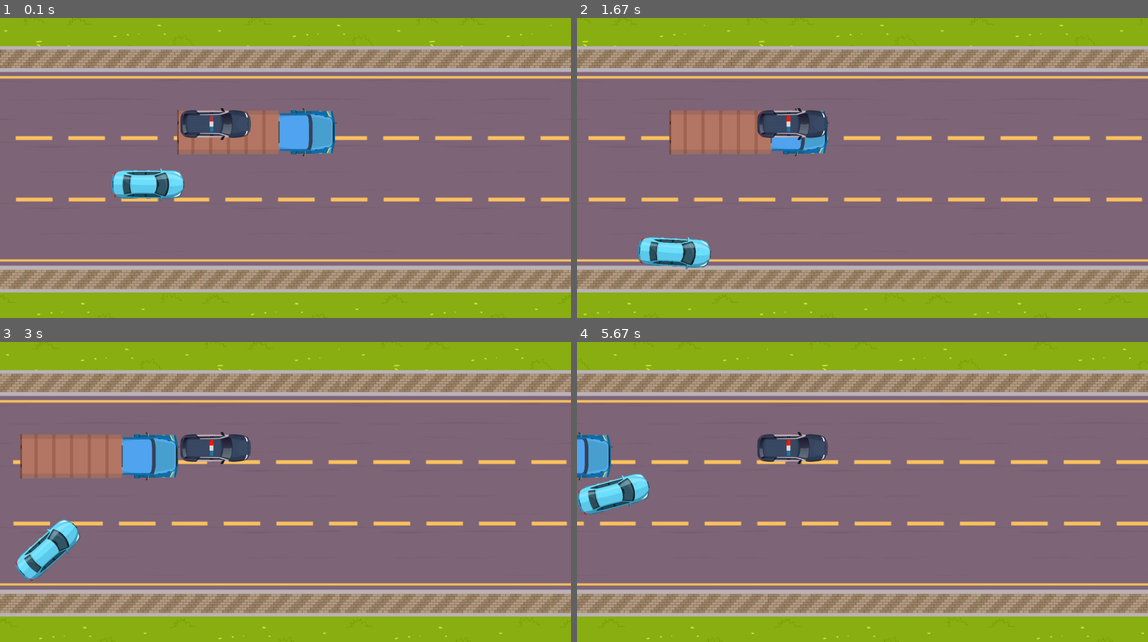
Above: before the commit, frames 1-4 (two rows, left to right).
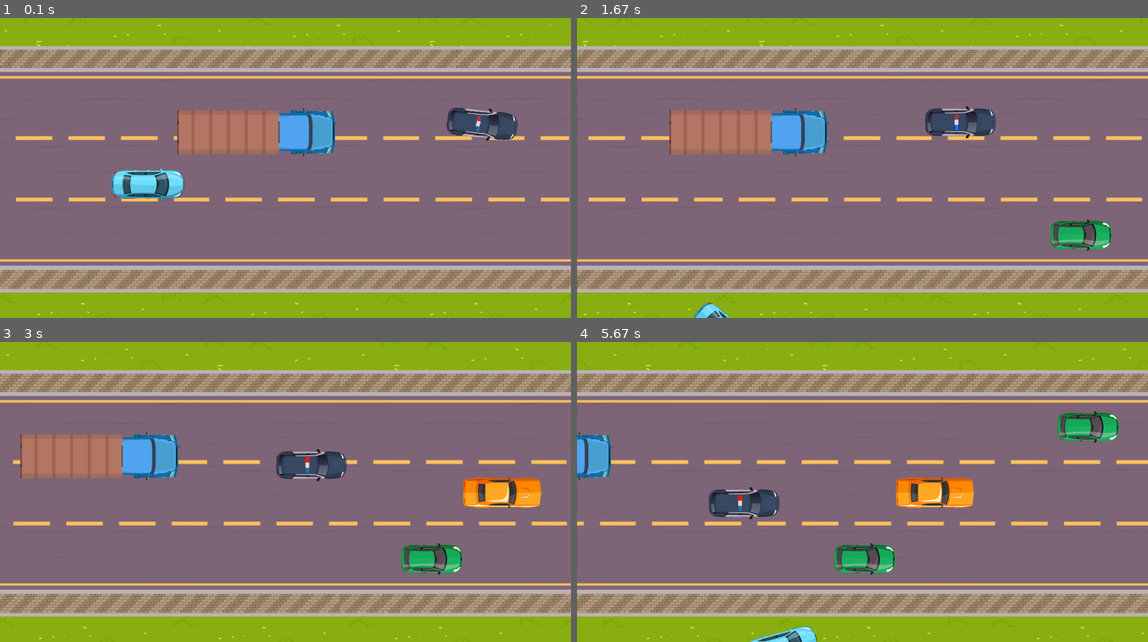
Above: after the commit, the same moments.

Repository: AdamJ77/highway-pygame
Game: pygame game, started from main_speeding.py
Same seed, same stepped clock (60 frames per second), same inputs: the game is played once before the commit and once after it.
Inputs:
- Up to frame 1 (0.1 s): no input
- Up to frame 2 (1.67 s): hold P 0.33-0.8 s; hold D 0.33-0.8 s; hold D 0.83-1.3 s; tap Space at 0.9, 1.2, 1.4 s; hold W 1.33-1.63 s
- Up to frame 3 (3 s): tap P at 2.17 s; hold A from 2.5 s (still down); tap Space at 2.57, 2.87 s
- Up to frame 4 (5.67 s): release A at 3.03 s; hold S 3.07-3.37 s; tap Space at 3.13, 3.9, 4.3, 4.6, 4.97, 5.37 s; hold W 3.83-4.2 s; hold D 4.23-4.87 s; hold S 4.9-5.27 s; hold A from 5.3 s (still down)

The runs differ from the first frame. In frame 1, 2.2% of the frame differs, in the area x 31-91%, y 29-42%; in frame 2, 4.4%; in frame 3, 5.5%; in frame 4, 6.9%, in the area x 0-95%, y 23-100%.

Commit message:
Refactoring and cleaning code

Diff:
--- a/class_player.py
+++ b/class_player.py
@@ -1,6 +1,5 @@
 import pygame as pg
 import math
-from typing import Union
 from classes_other import (
     Car
 )
@@ -17,8 +16,7 @@
     SCROLL_SPEED,
     BRAKE_DECEL,
     ANGLE_ROTATE,
-    MAX_ANGLE,
-    DRIVING_AREA_SIZE
+    MAX_ANGLE
 )
 
 class Player(Car):
@@ -44,11 +42,6 @@
 
 
     @staticmethod
-    def get_tan_abs(angle) -> float:
-        """Get tangens value of given angle"""
-        return math.tan(math.radians(abs(angle)))
-
-    @staticmethod
     def get_tan(angle) -> float:
         """Get tangens value of given angle"""
         return math.tan(math.radians(angle))
@@ -58,7 +51,6 @@
         """Get tangens value of given angle"""
         tan = math.tan(math.radians(abs(angle)))
         return 1//tan
-
 
     def move_forward(self) -> None:
         """Move car forward depending on the car's rotation"""
@@ -71,36 +63,32 @@
     def move_sideways(self) -> None:
         """Move sideways if there is rotation != 0"""
         tan_angle = self.get_tan_abs(self.rotation)
-        if self.rotation > 0 and self.y - self.speed * tan_angle > DRIVING_AREA_SIZE[0]:
-            self.y -= (self.speed + SCROLL_SPEED) * tan_angle
-        if self.rotation < 0 and self.y + self.speed * tan_angle < DRIVING_AREA_SIZE[1] - PLAYER_WIDTH * self.get_tan_abs(self.rotation) //2:
-            self.y += (self.speed + SCROLL_SPEED) * tan_angle
+        y_speed = (self.speed + SCROLL_SPEED) * tan_angle
+        self.y += y_speed if self.rotation < 0 else -y_speed
 
     def no_acceleration(self) -> None:
         """Speed down if no acceleration"""
-        if self.speed > SPEED_PLAYER and (new_speed := self.x + self.speed) < WIDTH:
+        if self.speed > SPEED_PLAYER and (new_x := self.x + self.speed) < WIDTH - PLAYER_WIDTH:
             if self.speed - self.decelaration >= SPEED_PLAYER:
                 self.speed -= self.decelaration
-                self.x = new_speed
+                self.x = new_x
         else:
-            if self.x - self.decelaration > 0:
-                self.x -= self.decelaration * 6
+            self.speed = SPEED_PLAYER
+            self.free_decelaration()
         self.move_sideways()
 
+    def free_decelaration(self):
+        if self.x - self.decelaration > 0:
+            self.x -= self.decelaration * 6
 
-    #TODO fix moving sideways while self.speed == 0
     def brake(self) -> None:
         """Massive speed down"""
-        if self.speed > SPEED_PLAYER and self.x + self.speed < WIDTH:
-            self.move_sideways()
-            if (new_speed:=self.speed - self.decelaration * 3) >= SPEED_PLAYER:
+        if (new_speed:=self.speed - self.decelaration * 3) >= SPEED_PLAYER:
                 self.speed = new_speed
                 self.x += self.speed
-        elif not self.speed:
-            # if self.rotation != 0:
-            self.move_sideways()
-            if self.x - BRAKE_DECEL > 0:
-                    self.x -= BRAKE_DECEL
+        elif not self.speed and (new_x:= self.x - BRAKE_DECEL) > 0:
+                self.x = new_x
+        self.move_sideways()
         self.brakes_light = True
         # drifting mode to be added
 
@@ -130,11 +118,13 @@
 
     def rotate_back(self, is_collision: pg.Rect) -> None:
         if is_collision == "upper":
-            self.rotate_right()
-            #TODO adjust bounces to the y speed (speed impact)
+            if self.rotation > 0:
+                self.rotate_right()
             self.y += 1
-        elif self.rotation < 0 and is_collision == "lower":
-            self.rotate_left()
+        elif is_collision == "lower":
+            if self.rotation < 0:
+                self.rotate_left()
             self.y -= 1
-        elif is_collision == "lower":
-            self.y -= 1
+
+    def draw_tiremarks(self):
+        pass
--- a/classes_other.py
+++ b/classes_other.py
@@ -1,5 +1,6 @@
 import pygame as pg
 from enum import Enum, auto
+import math
 # from class_player import Player
 
 from config import (
@@ -15,7 +16,10 @@
     POLICE_CAR_WIDTH,
     POLICE_CAR_IMAGE_LIGHTS_B,
     POLICE_CAR_IMAGE_LIGHTS_R,
-    FREQUENCY_OF_POLICE_LIGHTS
+    FREQUENCY_OF_POLICE_LIGHTS,
+    ANGLE_ROTATE,
+    MAX_ANGLE_TRAFFIC_CHANGE_LINE,
+    TIME_OF_TURN
 )
 
 
@@ -37,7 +41,9 @@
         self.isOut = False
         self.old_rect = None
         self.act_rect = self.get_rect()
-
+        self.line = None        # 1 - upper line, 2 - middle line, 3 - lower line
+        self.time_of_turn = 1
+        self.still_change = True
 
     def get_rect(self):
         """Create and return Rect object based on self attributes"""
@@ -72,12 +78,67 @@
     def y(self, new_y):
         self._y = new_y
 
-    def no_acceleration(self) -> None:
+    def free_decelaration(self) -> None:
         if self.x + self.width < 0:
             self.isOut = True
         self.x -= self.decelaration * 6
-
+        self.move_sideways()
+
+    @staticmethod
+    def get_tan_abs(angle) -> float:
+        """Get tangens value of given angle"""
+        return math.tan(math.radians(abs(angle)))
+
+    def move_sideways(self) -> None:
+        """Move sideways if there is rotation != 0"""
+        tan_angle = self.get_tan_abs(self.rotation)
+        if self.rotation > 0:
+            self.y -= (self.speed + SCROLL_SPEED) * tan_angle
+        if self.rotation < 0:
+            self.y += (self.speed + SCROLL_SPEED) * tan_angle
+
+    def rotate(self, negative: int):
+        """
+        Rotate image depending on negative value:
+        negative=0:     rotate left
+        negative=1:     rotate right
+        """
+        rotated_image = pg.transform.rotate(self.model, self.rotation)
+        new_rect = rotated_image.get_rect(center=(self.model.get_rect(topleft=(self.x, self.y)).center))
+        self.model = rotated_image
+        self.rotation += (-1) ** negative
+        self.x, self.y = new_rect.topleft
+
+    def rotate_left(self) -> None:
+        """Rotate left image left"""
+        # if self.rotation < MAX_ANGLE_TRAFFIC_CHANGE_LINE:
+        self.rotate(negative=0)
+
+    def rotate_right(self) -> None:
+        """Rotate right image right"""
+        # if self.rotation > -MAX_ANGLE_TRAFFIC_CHANGE_LINE:
+        self.rotate(negative=1)
+
+    def change_line(self):
+        # if self.still_change:
+            if self.time_of_turn < 10:
+                # if self.rotation > -20:
+                self.rotate_right()
+            self.time_of_turn += 1
+            # if self.time_of_turn >= 200:
+            #     if self.rotation != 0:
+            #         self.rotate_left()
+            #     else:
+            #         self.time_of_turn = 1
+            #         self.still_change = False
+        # elif self.time_of_turn < 2 * TIME_OF_TURN and self.rotation != 0:
+        #     self.rotate_left()
+        #     self.move_sideways()
+        #     self.time_of_turn += 1
+        # else:
+        #     self.time_of_turn = 1
     # or classmethod Truck
+
 
 
 class ColorCar(Enum):
@@ -88,6 +149,7 @@
     SEDAN_BROWN = 5
 
 
+
 class Truck(Car):
     def __init__(self) -> None:
         super().__init__()
@@ -96,20 +158,24 @@
         self.height = TRUCK_HEIGHT
 
 
+
 class Location:
 
-    def __init__(self, spawn_loc) -> None:
+    def __init__(self, spawn_loc, line_value) -> None:
         self.spawn_location = spawn_loc
         self.car_occupying = None
+        self.line_value = line_value
 
     @classmethod
-    def location(cls, location):
-        return cls(location)
+    def location(cls, location, line_val):
+        return cls(location, line_val)
+
 
 
 class Police(Car):
     def __init__(self) -> None:
         super().__init__()
+        self.x = 1500
         self.model = POLICE_CAR_IMAGE
         self.width = POLICE_CAR_WIDTH
         self.height = POLICE_CAR_HEIGHT
@@ -118,12 +184,21 @@
     def follow_car(self, car: Car):
         pass
 
-    def turn_police_lights_on(self, player):
+    def turn_police_lights_on(self):
         if self.changing_lights % FREQUENCY_OF_POLICE_LIGHTS != 0:
             self.changing_lights += 1
             return
         self.changing_lights = 1
-        # if player.speed > SPEED_PLAYER + 10:
         self.model = POLICE_CAR_IMAGE_LIGHTS_B if self.model == POLICE_CAR_IMAGE_LIGHTS_R else POLICE_CAR_IMAGE_LIGHTS_R
-        # else:
-        #     self.model = POLICE_CAR_IMAGE
+
+    def turn_police_ligths_off(self):
+        self.model = POLICE_CAR_IMAGE
+
+    def free_decelaration(self):
+        if self.x - self.decelaration > 0:
+            self.x -= self.decelaration * 6
+        self.move_sideways()
+
+
+    def automatic_following(other: Car):
+        pass
--- a/config.py
+++ b/config.py
@@ -25,6 +25,8 @@
 ROTATION_BACK_SPEED_ANGLE = 2
 MAX_ANGLE = 45
 
+MAX_ANGLE_TRAFFIC_CHANGE_LINE = 30
+
 #BRAKE LIGHTS
 BRAKE_LIGHTS = pg.transform.rotate(pg.image.load("images/lights_on.png"), -90)
 
@@ -45,7 +47,6 @@
 LAMPS_IMAGE = pg.image.load("images/row_lamps.png")
 LAMPS_WIDTH = LAMPS_IMAGE.get_width()
 lamp_tiles = math.ceil((WIDTH / LAMPS_WIDTH)) + 2
-print(lamp_tiles)
 
 
 # CARS
@@ -79,6 +80,7 @@
 POLICE_CAR_HEIGHT = POLICE_CAR_IMAGE.get_height()
 
 FREQUENCY_OF_POLICE_LIGHTS = 10
+TIME_OF_TURN = 10
 
 # OTHER OBJECTS
 
--- a/main_speeding.py
+++ b/main_speeding.py
@@ -1,46 +1,39 @@
 
 import pygame as pg
-from collections import Counter
 import random
-from itertools import product
 from typing import Union
 from typing import Optional
 import numpy as np
 
 from class_player import Player
-from classes_other import Game, Truck, Car, ColorCar, Police
+from classes_other import Game, Truck, Police
 from utils import (
     get_random_colors,
     scroll_background,
     scroll_lamps,
     create_color_cars_dict,
     create_spawning_locations,
-    create_boundaries
+    create_boundaries,
+    get_random_car,
+    create_traffic_car
 )
 from config import (
     WIN,
-    WIDTH,
-    HEIGHT,
-    DRIVING_AREA_SIZE,
     HIGHWAY_IMAGE_WIDTH,
     AREA_SURFACE,
 )
 
 pg.display.set_caption("Highway ride")
 
-def draw_tiremarks(player: Player):
-    pass
-
 
 # PLAYER HANDLING
 def input_player(
     player: Player,
-    is_collision: Union[pg.Rect, bool],
-    upper: pg.Rect,
-    traffic_cars: Optional[np.array]
+    police_car: Police
     ) -> None:
-    """Handle player's event"""
-
+    """
+    Handle player's keyboard event
+    """
     keys_pressed = pg.key.get_pressed()
     if keys_pressed[pg.K_w] and not keys_pressed[pg.K_s]:
         player.move_forward()
@@ -56,11 +49,24 @@
         player.brakes_light = False
     if keys_pressed[pg.K_SPACE]:
         player.constant_speed()
-        player.speed = 0
-    if is_collision:
-        boundary = "upper" if is_collision is upper else "lower"
-        player.rotate_back(boundary)
-
+
+
+    if keys_pressed[pg.K_p]:
+        police_car.turn_police_lights_on()
+    # else:
+    #     police_car.turn_police_ligths_off()
+
+
+def debug(
+    player: Player,
+    traffic_cars: np.array,
+    police_car: Police
+    ):
+    """
+    Check for debug functions :
+    q - draw all cars' rectangles
+    """
+    keys_pressed = pg.key.get_pressed()
     if keys_pressed[pg.K_q]:
         rect_player = player.get_rect()
         for car in traffic_cars:
@@ -68,6 +74,11 @@
             pg.draw.rect(AREA_SURFACE, (255,255,255), car_rect, 1)
         pg.draw.rect(AREA_SURFACE, (255,255,255), rect_player, 1)
 
+    # police_car.constant_speed()
+    police_car.free_decelaration()
+    # police_car.turn_police_lights_on()
+    print(police_car.rotation, police_car.x, police_car.y)
+    police_car.change_line()
 
 
 # SCREEN UPDATING
@@ -76,10 +87,10 @@
     traffic_cars: np.array,
     police: Police
     ) -> None:
-    """Updates screen images' positions"""
-
+    """
+    Updates screen images' positions
+    """
     player_model = player.brake_model if player.brakes_light else player.model
-    WIN.blit(player_model, (player.x, player.y))
     cars_to_pop = []
     for index, car in enumerate(traffic_cars):
         if not car.isOut:
@@ -88,85 +99,70 @@
             cars_to_pop.append(index)
     traffic_cars = np.delete(traffic_cars, cars_to_pop)
 
+    WIN.blit(player_model, (player.x, player.y))
     WIN.blit(police.model, (police.x, police.y))
     WIN.blit(AREA_SURFACE, (0,0))
-    # pg.draw.rect(AREA_SURFACE, (0,0,0), upper)
-    # pg.draw.rect(AREA_SURFACE, (0,0,0), lower)
-    # pg.draw.rect(AREA_SURFACE, (255,255,255), rect_player, 1)
-    # pg.draw.rect(AREA_SURFACE, (255, 255, 255), area_down)
-    # pg.draw.rect(AREA_SURFACE, (255, 255, 255), area_up)
-    # WIN.blit(LAMP_IMAGE, (300, 750))
     pg.display.update()
     return traffic_cars
 
-def create_color_car(
-    random_car: list,
-    traffic_cars: np.array,
+
+def check_location(
     spawn_locations: list):
-    """Create Car instance with given color and set random empty location"""
-
-    # pick random location from spawn locations
+    """
+    Check if randomly chosen location is still occupied by prev spawned car
+    """
     location = random.choice(spawn_locations)
-    loc_x, loc_y = location.spawn_location
-
-    # check if location has been chosen before
-    if location.car_occupying:
-        prev_car = location.car_occupying
-        # check if previuos spawned car is still inside of this spawn location
-        if prev_car.x + prev_car.width + 10 >= loc_x:
+    if prev_car:= location.car_occupying:
+        if prev_car.x + prev_car.width + 10 >= location.spawn_location[0]:
             return None
-
-    # create new car instance
-    new_car = Car()
-    new_car.width, new_car.height = random_car[1]
-    new_car.model = random_car[0]
-    new_car.x, new_car.y = loc_x, loc_y
-
-    location.car_occupying = new_car
-    return new_car
-
-
+    return location
+
+# TRAFFIC
 def spawn_traffic(
     prob_of_spawn: int,
     density: int,
     car_colors: dict,
     traffic_cars: np.array,
-    spawn_locations: tuple):
-    """Density parameter is max num of cars created"""
-
+    spawn_locations: list):
+    """
+    Density parameter is max num of cars created
+    """
     if len(traffic_cars) >= density:
         return traffic_cars
     chance_of_spawn = random.randint(0, 1000)
     if chance_of_spawn < prob_of_spawn:
-        # choose randomly car
-        rand_val = random.randint(1, 5)
-        random_car = car_colors.get(ColorCar(rand_val))
-        new_car = create_color_car(random_car, traffic_cars, spawn_locations)
-        if new_car:
-            traffic_cars = np.append(traffic_cars, new_car)
+        location = check_location(spawn_locations)
+        if not location:
+            return traffic_cars
+        chosen_model_car = get_random_car(car_colors)
+        new_car = create_traffic_car(chosen_model_car, location)
+        traffic_cars = np.append(traffic_cars, new_car)
     return traffic_cars
 
 
 def move_traffic(traffic_cars: np.array):
     for car in traffic_cars:
-        car.no_acceleration()
+        car.free_decelaration()
+
 
 # PHYSICS COLLISION
 def check_collision_with_player(
     player_rect: pg.Rect,
     object: pg.Rect
     ) -> bool:
-    """Return True if player collided with object else False"""
-
+    """
+    Return True if player collided with object else False
+    """
     return True if player_rect.colliderect(object) else False
 
 
 def check_collision_cars(
-    game: Game,
     player: Player,
     traffic_cars: np.array
     ) -> bool:
-
+    """
+    Check if player's rect collided with other car's rect
+    """
     rect_player = player.act_rect
     for car in traffic_cars:
         rect_car = car.get_rect()
@@ -174,6 +170,7 @@
             check_side_collision(rect_player, rect_car, player)
     return
 
+
 def check_side_collision(
     rect_player: pg.Rect,
     rect_car: pg.Rect,
@@ -181,7 +178,7 @@
     ):
     """Check from on which side was collision"""
     # direction = None
-    if rect_player.bottom >= rect_car.top and player.old_rect.bottom:
+    if rect_player.bottom >= rect_car.top:
         print("bottom collision")
 
         # direction = "bottom"
@@ -198,11 +195,7 @@
         # direction = "left"
         print("left collision")
         # constraints.update({"left": True})
-
-    # constraints = {direc:(False if direc is not direction else True) for direc in ["top", "bottom", "right", "left"]}
     return
-
-
 
 
 def check_boundaries_collision(
@@ -220,46 +213,45 @@
         return False
 
 
-
+def collisions(
+    player: Player,
+    traffic_cars: np.array,
+    upper: pg.Rect,
+    lower: pg.Rect
+    ):
+    is_collision = check_boundaries_collision(player, upper, lower)
+    if is_collision:
+        boundary = "upper" if is_collision is upper else "lower"
+        player.rotate_back(boundary)
+    check_collision_cars(player, traffic_cars)
 
 
 # AI actions
 # maniac/police tailgating player
-def automatic_following(player: Player, car: Car):
-    pass
-
-
-
-
 
 
 # MAIN
 def main(*args, **kwargs):
+    pg.init()
     clock = pg.time.Clock()
-    pg.init()
     run = True
 
     #TODO game not definied yet
     game1 = Game()
     player = Player()
     truck1 = Truck()
+    police_car = Police()
+
     upper_b, lower_b = create_boundaries()
-
     locations_objs = create_spawning_locations()
-
-    # print(gen)
+    Car_Colors = create_color_cars_dict()
+
     scroll_speed_bg = 0
     scroll_speed_lamp = 0
 
     traffic_cars = np.array([], dtype=object)
     traffic_cars = np.append(traffic_cars, truck1)
 
-    # create color cars
-    Car_Colors = create_color_cars_dict()
-
-    # collisions = ["top", "bottom", "right", "left"]
-    # constraints = {side:False for side in collisions}
-    police_car = Police()
 
     while run:
         clock.tick(60)
@@ -267,48 +259,26 @@
             if event.type == pg.QUIT:
                 run = False
 
-
         # background scrolling and rendering additional images of highway
         scroll_speed_bg = scroll_background(scroll_speed_bg)
         if abs(scroll_speed_bg) > HIGHWAY_IMAGE_WIDTH:
             scroll_speed_bg = 0
 
-        # lamps rendering
-        # TODO fix optimization
-        # scroll_speed_lamp = scroll_lamps(scroll_speed_lamp)
-        # if abs(scroll_speed_lamp) > HIGHWAY_IMAGE_WIDTH:
-        #     scroll_speed_lamp = 0
-
-
-        player.old_rect = player.get_rect()
-        for car in traffic_cars:
-            car.old_rect = car.get_rect()
+        # UPDATE CARS IMAGES
         traffic_cars = update_screen(player, traffic_cars, police_car)
 
-        player.act_rect = player.get_rect()
-        # collision
-        is_collision = check_boundaries_collision(player, upper_b, lower_b)
-        check_collision_cars(game1, player, traffic_cars)
-
-        # player actions
-        input_player(player, is_collision, upper_b, traffic_cars)
-
-        # ai actions
+        # CHECK IF PLAYER COLLIDED WITH BOUNDARY OR CAR
+        collisions(player, traffic_cars, upper_b, lower_b)
+
+        # CHECK FOR PLAYER'S INPUT
+        input_player(player, police_car)
+
+        # TRAFFIC
         move_traffic(traffic_cars)
-        traffic_cars = spawn_traffic(40, 0, Car_Colors, traffic_cars, locations_objs)
-        police_car.constant_speed()
-        police_car.turn_police_lights_on(player)
-
-        # print(len(traffic_cars) )
-        print(player.speed)
-        # testing
-        # print(constraints)
-
-        #update screen
-        # traffic_cars =
-
-        #TODO logging
-
+        traffic_cars = spawn_traffic(20, 4, Car_Colors, traffic_cars, locations_objs)
+
+        # DEBUG
+        debug(player, traffic_cars, police_car)
     pg.quit()
 
 
--- a/utils.py
+++ b/utils.py
@@ -1,6 +1,6 @@
 import pygame as pg
 import random
-from classes_other import ColorCar, Location
+from classes_other import ColorCar, Location, Car
 from config import (
     WIN,
     WIDTH,
@@ -33,6 +33,11 @@
     return [random.randint(0, 255) for _ in range(3)]
 
 
+def get_random_car(car_colors: dict):
+    rand_val = random.randint(1, 5)
+    return car_colors.get(ColorCar(rand_val))
+
+
 def scroll_background(scroll_speed_bg: int) -> int:
     for index in range(bg_tiles):
         WIN.blit(HIGHWAY_IMAGE, (index * HIGHWAY_IMAGE_WIDTH + scroll_speed_bg, 0))
@@ -59,9 +64,9 @@
 
 
 def create_spawning_locations():
-    loc1 = Location.location(SPAWN_LOCATIONS[0])
-    loc2 = Location.location(SPAWN_LOCATIONS[1])
-    loc3 = Location.location(SPAWN_LOCATIONS[2])
+    loc1 = Location.location(SPAWN_LOCATIONS[0], 1)
+    loc2 = Location.location(SPAWN_LOCATIONS[1], 2)
+    loc3 = Location.location(SPAWN_LOCATIONS[2], 3)
     return loc1, loc2, loc3
 
 
@@ -69,3 +74,19 @@
     upper = pg.Rect(0, 0, WIDTH, DRIVING_AREA_SIZE[0] + 25)
     lower = pg.Rect(0, HEIGHT - 170, WIDTH, 100)
     return (upper, lower)
+
+
+def create_traffic_car(
+    chosen_car: list,
+    location: object
+    ):
+    """
+    Create Car object with given model and location
+    """
+    new_car = Car()
+    new_car.width, new_car.height = chosen_car[1]
+    new_car.model = chosen_car[0]
+    new_car.x, new_car.y = location.spawn_location
+    new_car.line = location.line_value
+    location.car_occupying = new_car
+    return new_car
Not shown, changed: todo.md
